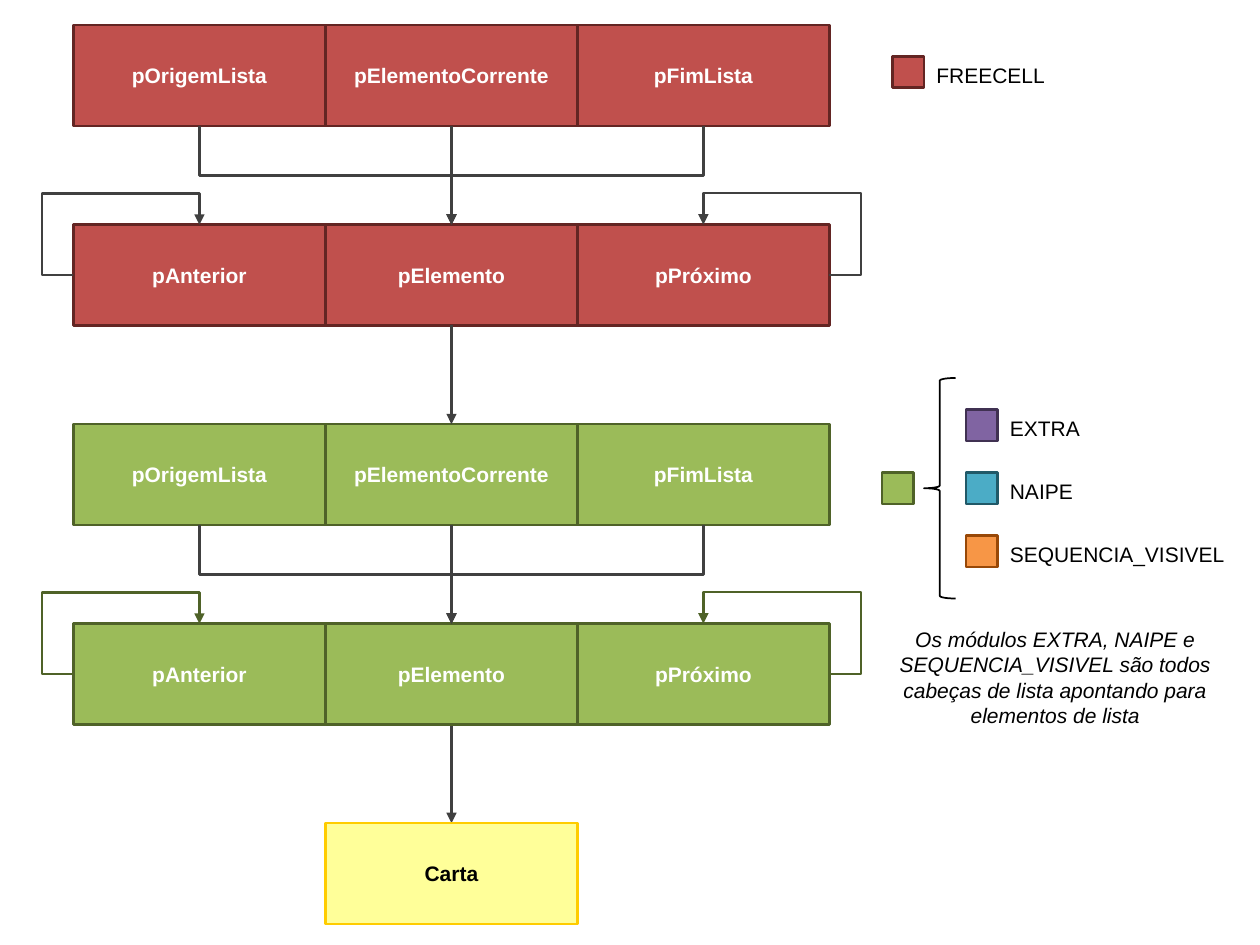
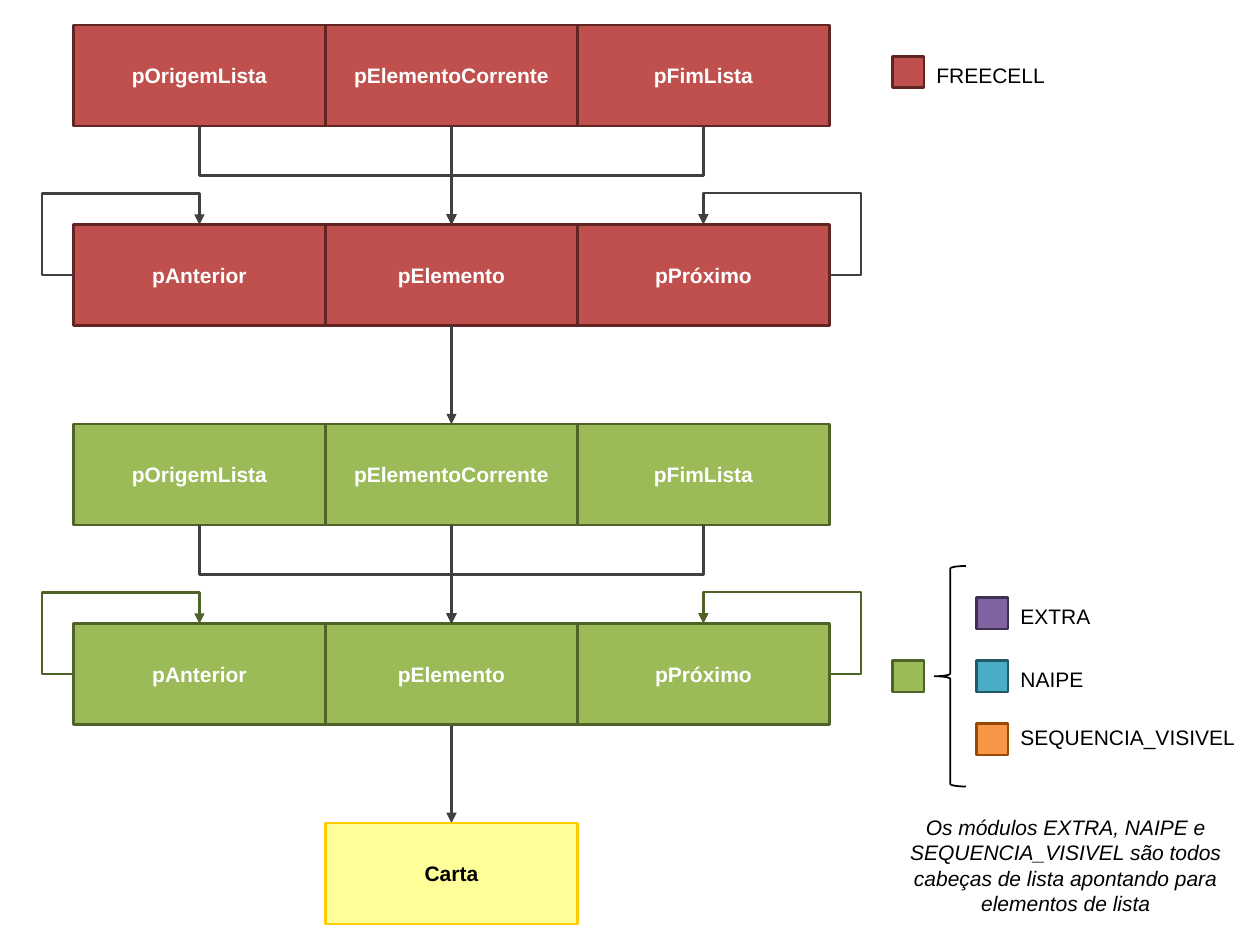
Before and after one commit to gbarros/modular.programming.work, a slide deck: slide 6 of Documentos/modelagem_v2.pptx (slide 4 before the commit). Drawn at 1260x945 pixels with LibreOffice and Linux fonts; fonts in the diff are those of the drawing. Boxes give left, top, right and bottom in pixels: in the first picture for what was removed or moved away, otherwise in the second. Text is boxed around its words. In the diff, an @@ line names an element or a change of style, - is before the commit and + after.

```diff
--- a/Documentos/modelagem_v2.pptx
+++ b/Documentos/modelagem_v2.pptx
@@ 2 texts, 2 rectangles, 1 left brace: place and size @@
-2 texts, 2 rectangles, 1 left brace at [882,378,1210,724]
+2 texts, 2 rectangles, 1 left brace at [892,566,1221,912]
@@ text "SEQUENCIA_VISIVEL": place and size @@
-text "SEQUENCIA_VISIVEL" at [1010,547,1224,567]
+text "SEQUENCIA_VISIVEL" at [1020,730,1234,749]
@@ 2 rectangles, 1 text: place and size @@
-2 rectangles, 1 text at [966,410,1080,567]
+2 rectangles, 1 text at [976,597,1090,755]
```
Also in this commit, not shown: 1 other slide changed, 6 slides added, 3 other files.
